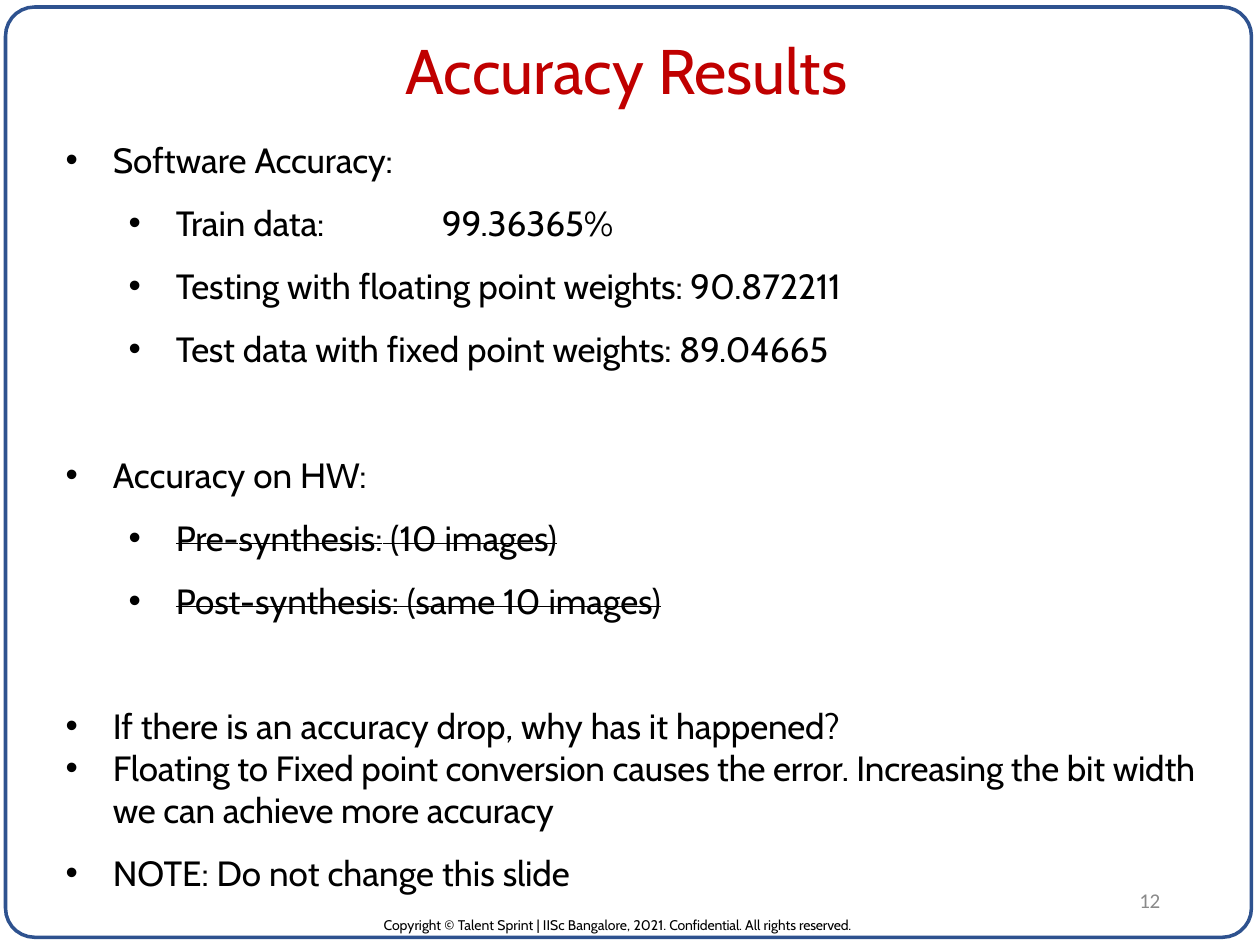
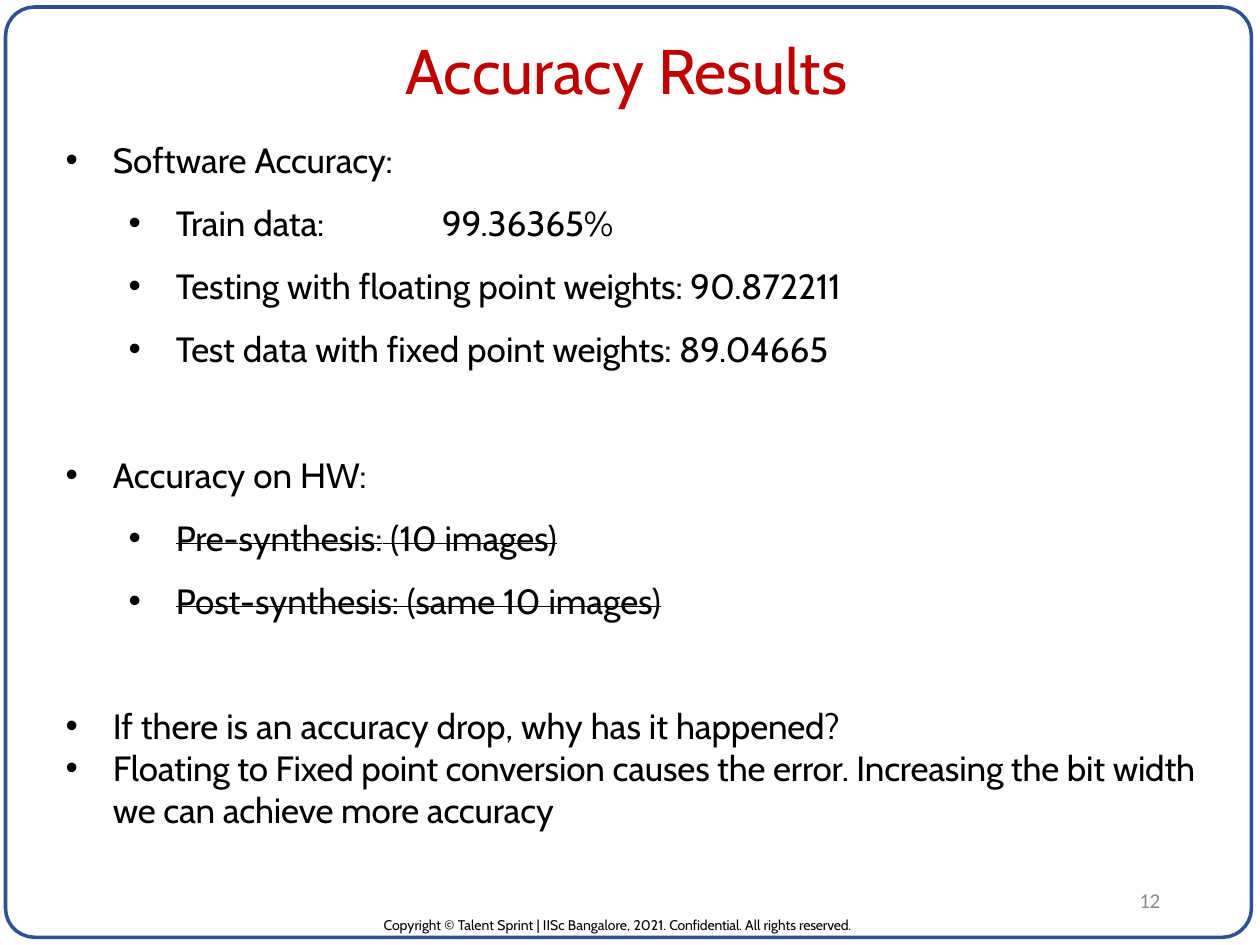
Before and after one commit to pvrajeshkumar/IISC_DVLSI_ML_Project, a slide deck: slide 12 of Project_Report/ASIC for Neural Network inference_P_V_Rajesh_Kumar.pptx. Drawn at 1260x945 pixels with LibreOffice and Linux fonts; fonts in the diff are those of the drawing. Boxes give left, top, right and bottom in pixels: in the first picture for what was removed or moved away, otherwise in the second. Text is boxed around its words. In the diff, an @@ line names an element or a change of style, - is before the commit and + after.

```diff
--- a/Project_Report/ASIC for Neural Network inference_P_V_Rajesh_Kumar.pptx
+++ b/Project_Report/ASIC for Neural Network inference_P_V_Rajesh_Kumar.pptx
@@ text at bbox=[113, 859, 570, 895]: paragraph removed @@
-• NOTE: Do not change this slide
```
Also in this commit, not shown: 6 other slides changed.
